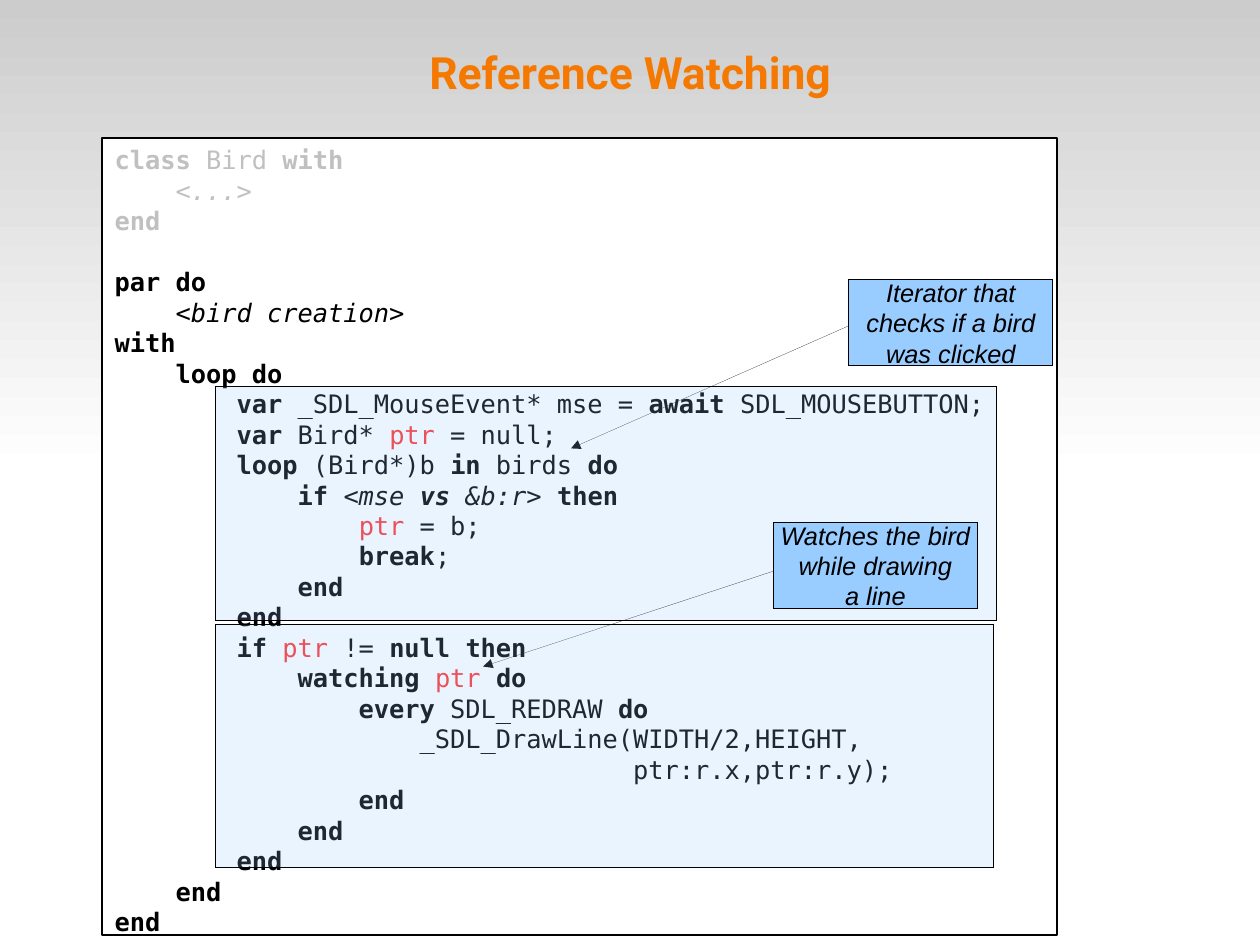
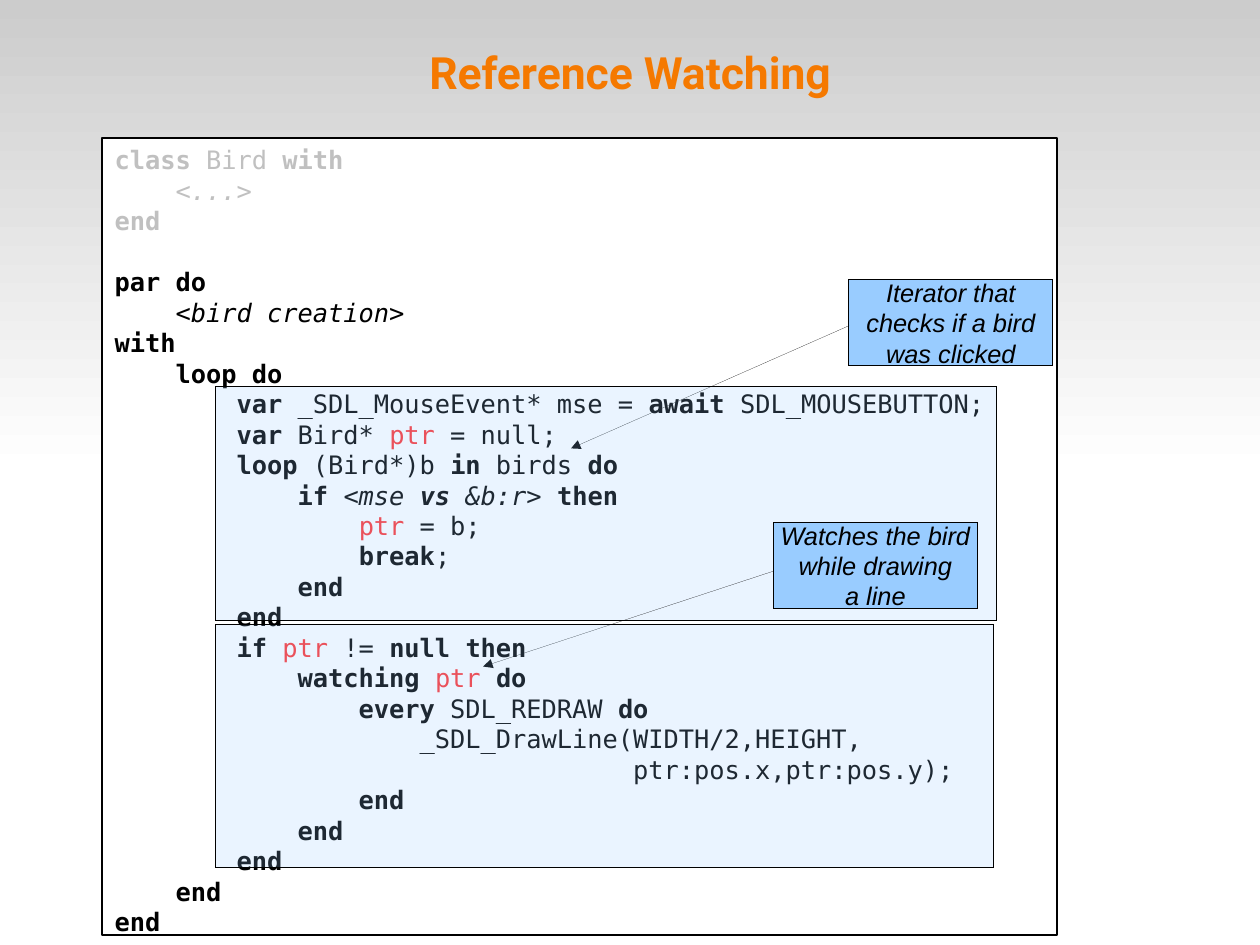
Before and after one commit to fsantanna-no/ceu-docs, a slide deck: slide 20 of ceu_mod.odp. Drawn at 1260x945 pixels with LibreOffice and Linux fonts; fonts in the diff are those of the drawing. Boxes give left, top, right and bottom in pixels: in the first picture for what was removed or moved away, otherwise in the second. Text is boxed around its words. In the diff, an @@ line names an element or a change of style, - is before the commit and + after.

```diff
--- a/ceu_mod.odp
+++ b/ceu_mod.odp
@@ text in rectangle at [633, 759, 953, 785]: text changed @@
-ptr:r.x,ptr:r.y);
+ptr:pos.x,ptr:pos.y);
```
Also in this commit, not shown: 14 other slides changed, 12 other files.
